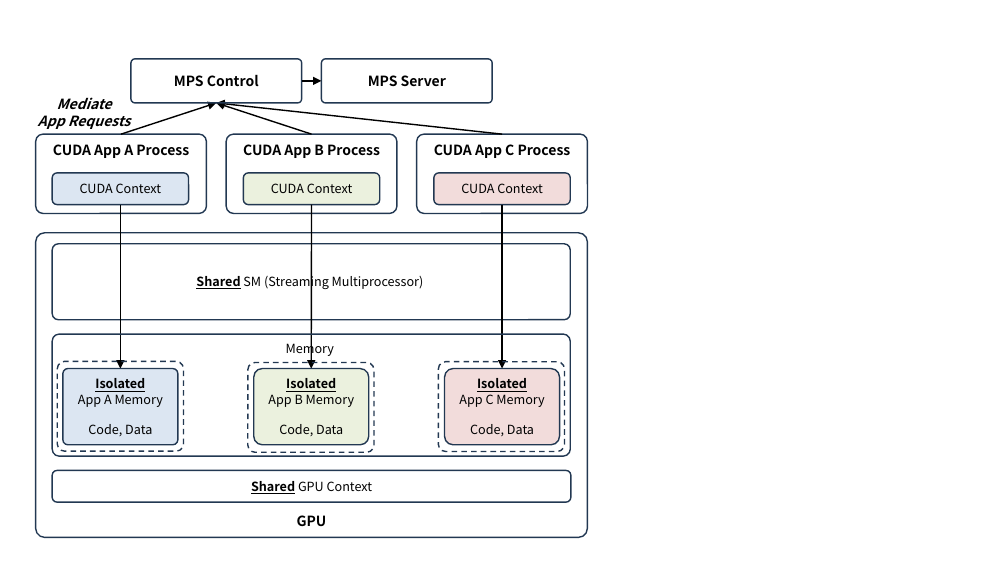
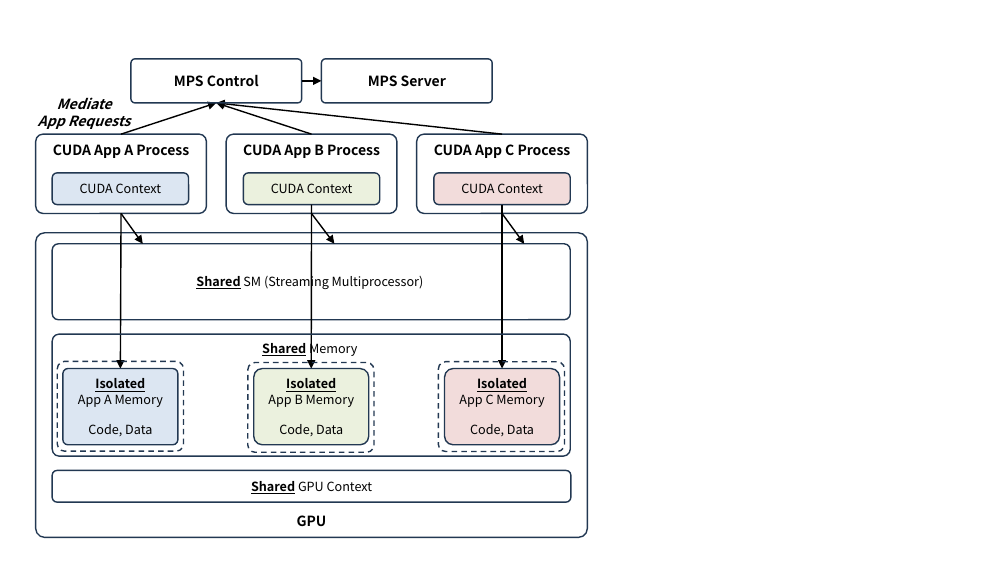
Before and after one commit to ssup2/blog-software, a slide deck: slide 6 of content/docs/theory-analysis/nvidia-gpu-sharing/images/images.pptx. Drawn at 1008x567 pixels with LibreOffice and Linux fonts; fonts in the diff are those of the drawing. Boxes give left, top, right and bottom in pixels: in the first picture for what was removed or moved away, otherwise in the second. Text is boxed around its words. In the diff, an @@ line names an element or a change of style, - is before the commit and + after.

```diff
--- a/content/docs/theory-analysis/nvidia-gpu-sharing/images/images.pptx
+++ b/content/docs/theory-analysis/nvidia-gpu-sharing/images/images.pptx
@@ arrow moved from (120, 205) - (120, 369) to (121, 214) - (120, 369) @@
@@ arrow added from (121, 214) to (143, 244), #000000 1 pt @@
@@ arrow added from (311, 214) to (335, 244), #000000 1 pt @@
@@ arrow added from (502, 214) to (524, 244), #000000 1 pt @@
@@ text in rounded rectangle at bbox=[262, 340, 357, 357]: text changed; bold on @@
-Memory
+Shared Memory
```
Also in this commit, not shown: 3 other slides changed, 2 slides added.
